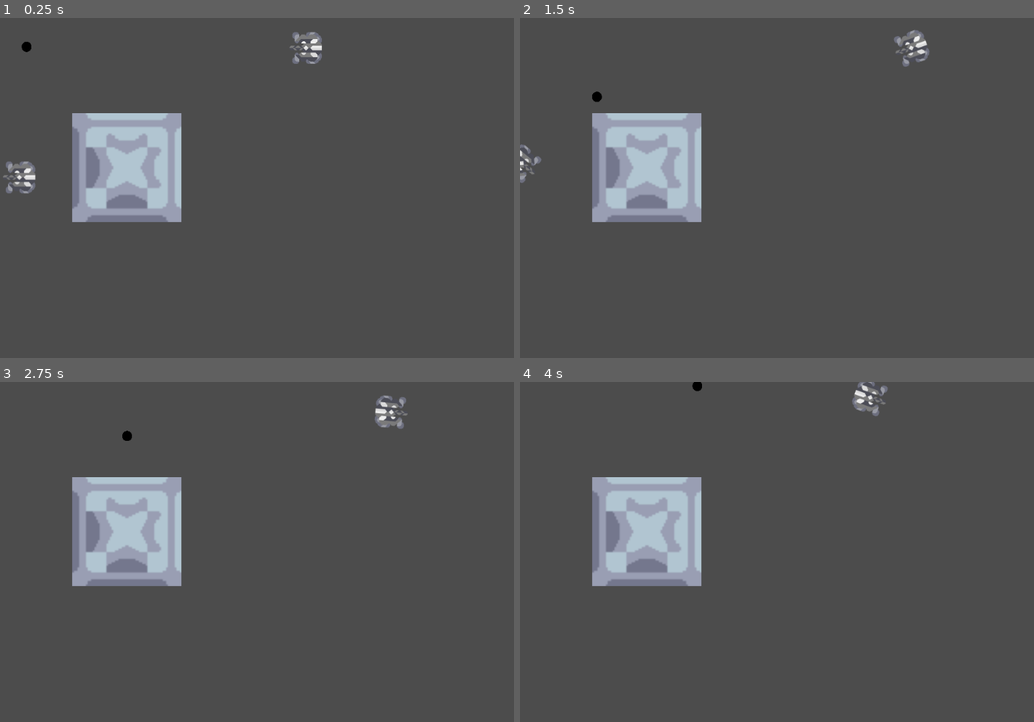
Above: before the commit, frames 1-4 (two rows, left to right).
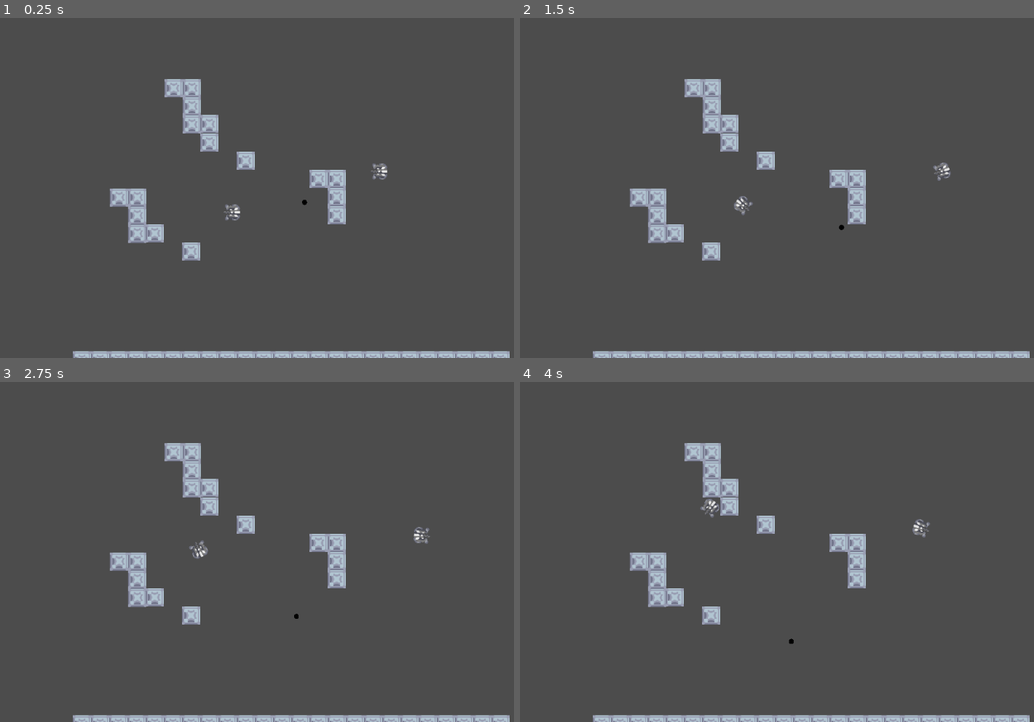
Above: after the commit, the same moments.

Repository: AsgerHB/godot-tank-battle
Game: Godot game, scene res://World.tscn
The game is run twice, just before and just after one commit, with the same random seed, the same clock (stepped at 60 frames per second) and the same inputs.
Inputs:
- Up to frame 1 (0.25 s): no input
- Up to frame 2 (1.5 s): hold Right (ui_right) 0.53-1.28 s; hold S (down2) 0.53-1.28 s; tap Space (ui_select) at 0.77 s; hold Down (ui_down) from 1.28 s (still down); tap A (left2) at 1.35 s
- Up to frame 3 (2.75 s): tap Space (ui_select) at 1.52 s; release Down (ui_down) at 2.03 s; hold Right (ui_right) from 2.03 s (still down); hold D (right2) from 2.03 s (still down)
- Up to frame 4 (4 s): release Right (ui_right) at 2.78 s; release D (right2) at 2.78 s; hold Up (ui_up) 2.78-3.53 s; tap W (up2) at 2.85 s; tap Space (ui_select) at 3.02, 3.77 s; hold Left (ui_left) from 3.53 s (still down); hold S (down2) from 3.53 s (still down)

The runs differ from the first frame. In frame 1, 12% of the frame differs, in the area x 0-100%, y 4-100%; in frame 2, 12%; in frame 3, 12%; in frame 4, 12%.

Commit message:
New environment

Diff:
--- a/Godot Tank Battle/World.tscn
+++ b/Godot Tank Battle/World.tscn
@@ -6,16 +6,141 @@
 
 [node name="Node2D" type="Node2D"]
 
+[node name="Camera2D" type="Camera2D" parent="."]
+current = true
+zoom = Vector2( 2, 2 )
+
 [node name="Tank" parent="." instance=ExtResource( 1 )]
-position = Vector2( 34.1175, 281.402 )
+position = Vector2( -208.57, 86.1368 )
 
 [node name="Tank2" parent="." instance=ExtResource( 1 )]
-position = Vector2( 538, 53 )
+position = Vector2( 309.26, -58.5804 )
 is_player2 = true
 
 [node name="Bullet" parent="." instance=ExtResource( 2 )]
 position = Vector2( 29.135, 33.1075 )
 
-[node name="Scrap wall" parent="." instance=ExtResource( 3 )]
-position = Vector2( 223.172, 264.147 )
-scale = Vector2( 3, 3 )
+[node name="Env" type="Node2D" parent="."]
+
+[node name="Scrap wall" parent="Env" instance=ExtResource( 3 )]
+position = Vector2( 32, 608 )
+
+[node name="Scrap wall2" parent="Env" instance=ExtResource( 3 )]
+position = Vector2( 96, 608 )
+
+[node name="Scrap wall3" parent="Env" instance=ExtResource( 3 )]
+position = Vector2( 160, 608 )
+
+[node name="Scrap wall4" parent="Env" instance=ExtResource( 3 )]
+position = Vector2( 224, 608 )
+
+[node name="Scrap wall5" parent="Env" instance=ExtResource( 3 )]
+position = Vector2( 288, 608 )
+
+[node name="Scrap wall6" parent="Env" instance=ExtResource( 3 )]
+position = Vector2( 352, 608 )
+
+[node name="Scrap wall16" parent="Env" instance=ExtResource( 3 )]
+position = Vector2( -352, 608 )
+
+[node name="Scrap wall15" parent="Env" instance=ExtResource( 3 )]
+position = Vector2( -288, 608 )
+
+[node name="Scrap wall14" parent="Env" instance=ExtResource( 3 )]
+position = Vector2( -224, 608 )
+
+[node name="Scrap wall13" parent="Env" instance=ExtResource( 3 )]
+position = Vector2( -160, 608 )
+
+[node name="Scrap wall12" parent="Env" instance=ExtResource( 3 )]
+position = Vector2( -96, 608 )
+
+[node name="Scrap wall11" parent="Env" instance=ExtResource( 3 )]
+position = Vector2( -32, 608 )
+
+[node name="Scrap wall22" parent="Env" instance=ExtResource( 3 )]
+position = Vector2( -736, 608 )
+
+[node name="Scrap wall21" parent="Env" instance=ExtResource( 3 )]
+position = Vector2( -672, 608 )
+
+[node name="Scrap wall20" parent="Env" instance=ExtResource( 3 )]
+position = Vector2( -608, 608 )
+
+[node name="Scrap wall19" parent="Env" instance=ExtResource( 3 )]
+position = Vector2( -544, 608 )
+
+[node name="Scrap wall18" parent="Env" instance=ExtResource( 3 )]
+position = Vector2( -480, 608 )
+
+[node name="Scrap wall17" parent="Env" instance=ExtResource( 3 )]
+position = Vector2( -416, 608 )
+
+[node name="Scrap wall28" parent="Env" instance=ExtResource( 3 )]
+position = Vector2( 416, 608 )
+
+[node name="Scrap wall27" parent="Env" instance=ExtResource( 3 )]
+position = Vector2( 480, 608 )
+
+[node name="Scrap wall26" parent="Env" instance=ExtResource( 3 )]
+position = Vector2( 544, 608 )
+
+[node name="Scrap wall25" parent="Env" instance=ExtResource( 3 )]
+position = Vector2( 608, 608 )
+
+[node name="Scrap wall24" parent="Env" instance=ExtResource( 3 )]
+position = Vector2( 672, 608 )
+
+[node name="Scrap wall23" parent="Env" instance=ExtResource( 3 )]
+position = Vector2( 736, 608 )
+
+[node name="Scrap wall7" parent="Env" instance=ExtResource( 3 )]
+position = Vector2( 160, 96 )
+
+[node name="Scrap wall29" parent="Env" instance=ExtResource( 3 )]
+position = Vector2( 160, 32 )
+
+[node name="Scrap wall30" parent="Env" instance=ExtResource( 3 )]
+position = Vector2( 160, -32 )
+
+[node name="Scrap wall8" parent="Env" instance=ExtResource( 3 )]
+position = Vector2( 96, -32 )
+
+[node name="Scrap wall34" parent="Env" instance=ExtResource( 3 )]
+position = Vector2( -541.135, 161.107 )
+
+[node name="Scrap wall33" parent="Env" instance=ExtResource( 3 )]
+position = Vector2( -541.135, 97.1075 )
+
+[node name="Scrap wall32" parent="Env" instance=ExtResource( 3 )]
+position = Vector2( -541.135, 33.1075 )
+
+[node name="Scrap wall31" parent="Env" instance=ExtResource( 3 )]
+position = Vector2( -605.135, 33.1075 )
+
+[node name="Scrap wall40" parent="Env" instance=ExtResource( 3 )]
+position = Vector2( -349.135, -224 )
+
+[node name="Scrap wall39" parent="Env" instance=ExtResource( 3 )]
+position = Vector2( -349.135, -288 )
+
+[node name="Scrap wall38" parent="Env" instance=ExtResource( 3 )]
+position = Vector2( -349.135, -352 )
+
+[node name="Scrap wall37" parent="Env" instance=ExtResource( 3 )]
+position = Vector2( -413.135, -352 )
+
+[node name="Scrap wall9" parent="Env" instance=ExtResource( 3 )]
+position = Vector2( -160, -96 )
+
+[node name="Scrap wall41" parent="Env" instance=ExtResource( 3 )]
+position = Vector2( -288, -160 )
+
+[node name="Scrap wall10" parent="Env" instance=ExtResource( 3 )]
+position = Vector2( -352, 224 )
+
+[node name="Scrap wall35" parent="Env" instance=ExtResource( 3 )]
+position = Vector2( -480, 160 )
+
+[node name="Scrap wall36" parent="Env" instance=ExtResource( 3 )]
+position = Vector2( -288, -225.107 )
